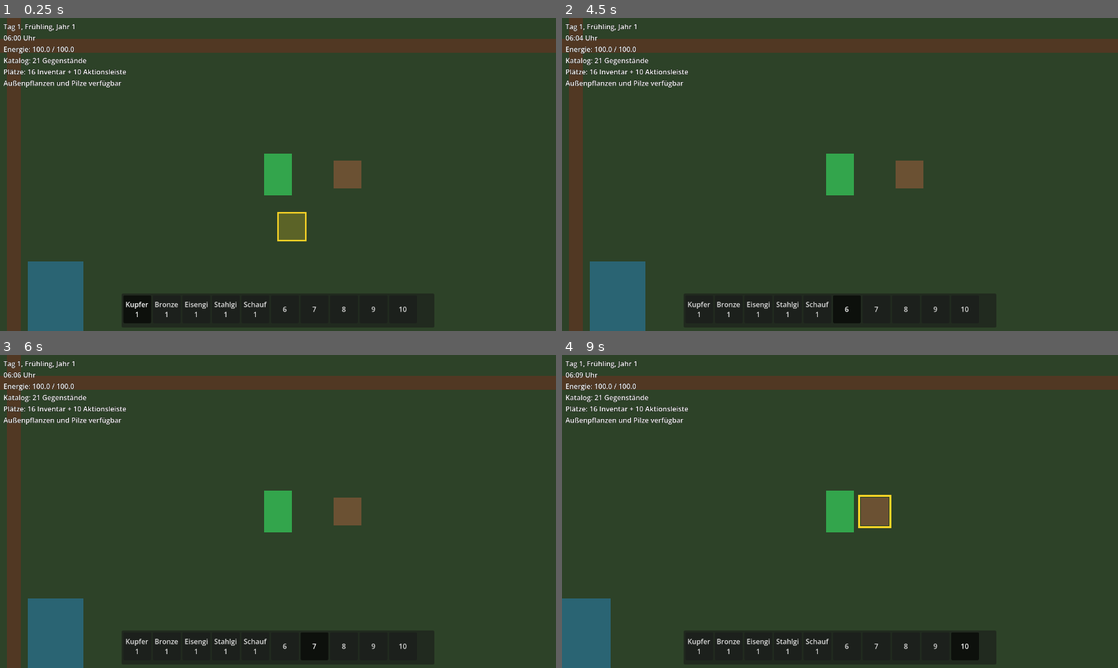
Above: before the commit, frames 1-4 (two rows, left to right).
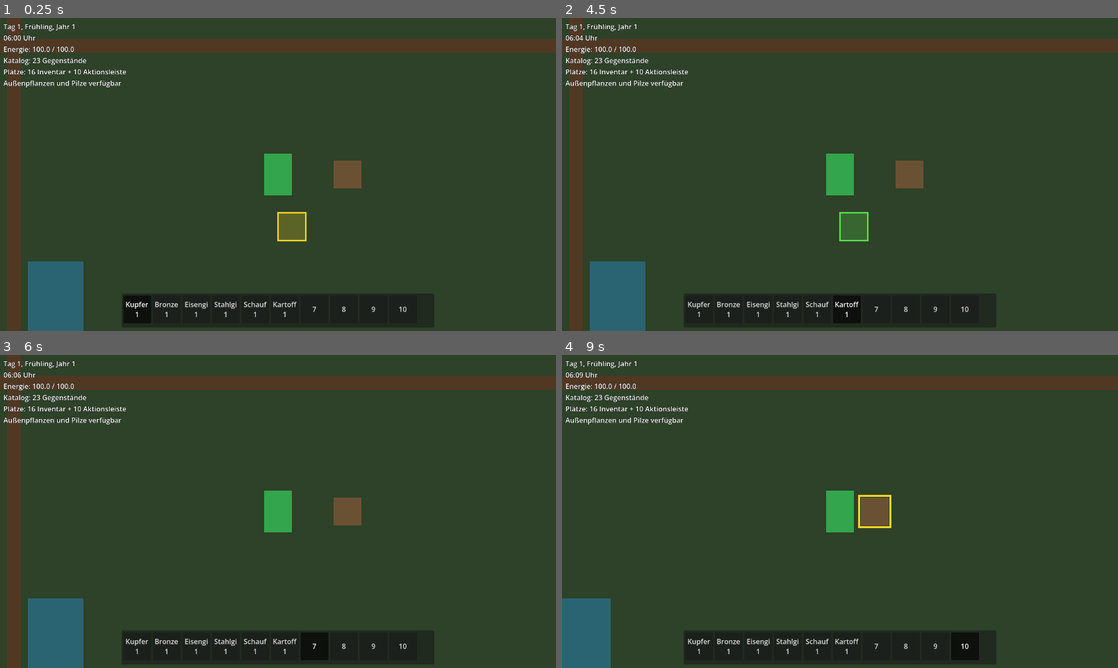
Above: after the commit, the same moments.

Repository: stasar14-rgb/Harvest-Dream
Game: Godot game, scene res://scenes/main.tscn
Same seed, same stepped clock (60 frames per second), same inputs: the game is played once before the commit and once after it.
Inputs (mouse positions are in pixels of both pictures, inside the frame that each line leads up to):
- Up to frame 1 (0.25 s): no input
- Up to frame 2 (4.5 s): click "Kupferhacke 1" at 0.5 s; click "Bronzehacke 1" at 1.25 s; click "Eisengießkanne 1" at 2 s; click "Stahlgießkanne 1" at 2.75 s; click "Schaufel 1" at 3.5 s; click (845, 309) at 4.25 s, where only the run before the commit has a clickable "6"
- Up to frame 3 (6 s): click (283, 646) at 5 s, where only the run after the commit has a clickable "Kartoffelsaatgut 1"; click "7" at 5.75 s
- Up to frame 4 (9 s): click "8" at 6.5 s; click "9" at 7.25 s; click "10" at 8 s; tap Enter at 8.75 s; move the mouse to (962, 495) at 8.77 s; hold D (move_right) from 8.78 s (still down); hold E (interact) from 8.78 s (still down)

The runs differ from the first frame. In frame 1, less than 0.1% of the frame differs, in the area x 6-54%, y 12-96%; in frame 2, 0.6%, in the area x 6-56%, y 12-96%; in frame 3, less than 0.1%; in frame 4, less than 0.1%.

Commit message:
Kartoffel als erste Testpflanze hinzufügen

Diff:
--- a/data/items/item_catalog.tres
+++ b/data/items/item_catalog.tres
@@ -23,7 +23,9 @@
 [ext_resource type="Resource" path="res://data/items/tools/watering_can_steel.tres" id="21_watering_can_steel"]
 [ext_resource type="Resource" path="res://data/items/tools/shovel.tres" id="22_shovel"]
 [ext_resource type="Resource" path="res://data/items/tools/sickle.tres" id="23_sickle"]
+[ext_resource type="Resource" path="res://data/items/potato_seed.tres" id="24_potato_seed"]
+[ext_resource type="Resource" path="res://data/items/potato.tres" id="25_potato"]
 
 [resource]
 script = ExtResource("1_catalog")
-items = Array[ExtResource("2_item_data")]([ExtResource("3_wo …(580 unchanged characters)… e("22_shovel"), ExtResource("23_sickle")])
+items = Array[ExtResource("2_item_data")]([ExtResource("3_wo …(580 unchanged characters)… e("22_shovel"), ExtResource("23_sickle"), ExtResource("24_potato_seed"), ExtResource("25_potato")])
--- /dev/null
+++ b/data/items/potato.tres
@@ -0,0 +1,10 @@
+[gd_resource type="Resource" script_class="ItemData" format=3]
+
+[ext_resource type="Script" path="res://scripts/items/item_data.gd" id="1_item"]
+
+[resource]
+script = ExtResource("1_item")
+item_id = &"potato"
+display_name = "Kartoffel"
+description = "Eine geerntete Kartoffel."
+category = 1
--- /dev/null
+++ b/data/items/potato_seed.tres
@@ -0,0 +1,11 @@
+[gd_resource type="Resource" script_class="ItemData" format=3]
+
+[ext_resource type="Script" path="res://scripts/items/item_data.gd" id="1_item"]
+
+[resource]
+script = ExtResource("1_item")
+item_id = &"potato_seed"
+display_name = "Kartoffelsaatgut"
+description = "Saatgut für eine Kartoffelpflanze. Wächst nach vier bewässerten Tagen vollständig heran."
+category = 4
+growth_duration_days = 4
--- /dev/null
+++ b/data/plants/potato.tres
@@ -0,0 +1,14 @@
+[gd_resource type="Resource" script_class="PlantData" format=3]
+
+[ext_resource type="Script" path="res://scripts/farming/plant_data.gd" id="1_plant"]
+
+[resource]
+script = ExtResource("1_plant")
+plant_id = &"potato"
+display_name = "Kartoffel"
+seed_item_id = &"potato_seed"
+harvest_item_id = &"potato"
+growth_days = 4
+minimum_harvest_amount = 1
+maximum_harvest_amount = 3
+allowed_seasons = Array[int]([0])
--- a/scenes/player/player.tscn
+++ b/scenes/player/player.tscn
@@ -3,6 +3,7 @@
 [ext_resource type="Script" uid="uid://cb6llbx0vc7ss" path="res://scripts/player/player_movement.gd" id="1_movement"]
 [ext_resource type="Script" uid="uid://dqjnjs6obyyf5" path="res://scripts/interactions/player_interactor.gd" id="2_interactor"]
 [ext_resource type="Script" uid="uid://dp0o0hrk7ch2y" path="res://scripts/tools/tool_controller.gd" id="3_tool_controller"]
+[ext_resource type="Script" path="res://scripts/farming/farming_controller.gd" id="4_farming_controller"]
 
 [sub_resource type="RectangleShape2D" id="RectangleShape2D_player"]
 size = Vector2(32, 38)
@@ -36,5 +37,9 @@
 script = ExtResource("3_tool_controller")
 player_grid_center_offset = Vector2(0, 25)
 
+[node name="FarmingController" type="Node2D" parent="."]
+show_behind_parent = true
+script = ExtResource("4_farming_controller")
+
 [node name="Camera2D" type="Camera2D" parent="." unique_id=590677019]
 zoom = Vector2(2, 2)
--- a/scenes/test_area.tscn
+++ b/scenes/test_area.tscn
@@ -7,6 +7,8 @@
 [ext_resource type="PackedScene" path="res://scenes/interactions/interactable.tscn" id="5_interactable"]
 [ext_resource type="Script" path="res://scripts/farming/soil_system.gd" id="6_soil_system"]
 [ext_resource type="Script" path="res://scripts/farming/plant_system.gd" id="7_plant_system"]
+[ext_resource type="Script" path="res://scripts/farming/plant_data.gd" id="8_plant_data"]
+[ext_resource type="Resource" path="res://data/plants/potato.tres" id="9_potato_plant"]
 
 [sub_resource type="RectangleShape2D" id="RectangleShape2D_horizontal"]
 size = Vector2(1280, 16)
@@ -73,6 +75,7 @@
 [node name="PlantSystem" type="Node2D" parent="." groups=["plant_system"]]
 z_index = 2
 script = ExtResource("7_plant_system")
+available_plants = Array[ExtResource("8_plant_data")]([ExtResource("9_potato_plant")])
 
 [node name="LeftTransitionVisual" type="Polygon2D" parent="."]
 color = Color(0.15, 0.65, 1, 0.35)
--- /dev/null
+++ b/scripts/farming/farming_controller.gd
@@ -0,0 +1,136 @@
+class_name FarmingController
+extends Node2D
+
+## Verschiebt den Mittelpunkt des Spielerfeldes relativ zum Ursprung der Spielerfigur.
+@export var player_grid_center_offset: Vector2 = Vector2(0.0, 25.0)
+## Füllfarbe des Zielfeldes, wenn Saatgut in der Aktionsleiste ausgewählt ist.
+@export var sow_target_fill_color: Color = Color(0.35, 0.90, 0.30, 0.22)
+## Rahmenfarbe des Zielfeldes, wenn Saatgut in der Aktionsleiste ausgewählt ist.
+@export var sow_target_border_color: Color = Color(0.35, 0.90, 0.30, 0.95)
+## Breite des sichtbaren Rahmens um das Saatgut-Zielfeld.
+@export_range(1.0, 8.0, 0.5) var target_border_width: float = 2.0
+
+var _player: PlayerMovement
+var _inventory_system: InventorySystem
+var _item_database: ItemDatabase
+var _inventory_ui: InventoryUI
+var _interactor: PlayerInteractor
+var _connected_plant_system: PlantSystem
+
+func _ready() -> void:
+	_player = get_parent() as PlayerMovement
+	_inventory_system = get_tree().get_first_node_in_group(&"inventory_system") as InventorySystem
+	_item_database = get_tree().get_first_node_in_group(&"item_database") as ItemDatabase
+	_interactor = get_node_or_null(^"../Interactor") as PlayerInteractor
+
+	if _player == null:
+		push_error("FarmingController muss ein direktes Kind des Spielers sein.")
+		return
+	if _inventory_system == null or _item_database == null:
+		push_error("FarmingController findet das Inventar oder die ItemDatabase nicht.")
+		return
+
+	_inventory_system.selected_action_slot_changed.connect(_on_action_bar_changed)
+	_inventory_system.slots_changed.connect(_on_inventory_slots_changed)
+
+func _process(_delta: float) -> void:
+	if _get_active_seed_data() != null:
+		queue_redraw()
+
+func _unhandled_input(event: InputEvent) -> void:
+	if _is_input_blocked():
+		return
+
+	if event.is_action_pressed(&"use_tool"):
+		var seed_data := _get_active_seed_data()
+		if seed_data == null:
+			return
+		var plant_system := _get_plant_system()
+		if plant_system == null:
+			return
+		var plant := plant_system.get_plant_for_seed(seed_data.item_id)
+		if plant == null:
+			return
+		plant_system.try_sow(
+			_get_target_cell(plant_system),
+			plant,
+			_inventory_system.selected_action_slot
+		)
+		get_viewport().set_input_as_handled()
+		return
+
+	if event.is_action_pressed(&"interact"):
+		if _interactor != null and _interactor.has_focused_interactable():
+			return
+		var plant_system := _get_plant_system()
+		if plant_system == null:
+			return
+		var target_cell := _get_target_cell(plant_system)
+		if not plant_system.has_plant(target_cell):
+			return
+		plant_system.try_harvest(target_cell)
+		get_viewport().set_input_as_handled()
+
+func _get_active_seed_data() -> ItemData:
+	if _inventory_system == null or _item_database == null:
+		return null
+	var slot := _inventory_system.get_slot(
+		InventorySystem.ACTION_BAR_CONTAINER,
+		_inventory_system.selected_action_slot
+	)
+	if slot == null or slot.is_empty():
+		return null
+	var item := _item_database.get_item(slot.item_id)
+	if item == null or item.category != ItemData.Category.SEED:
+		return null
+	return item
+
+func _get_plant_system() -> PlantSystem:
+	var plant_system := get_tree().get_first_node_in_group(&"plant_system") as PlantSystem
+	if plant_system == _connected_plant_system:
+		return plant_system
+	if is_instance_valid(_connected_plant_system):
+		if _connected_plant_system.plant_action_rejected.is_connected(_on_plant_action_rejected):
+			_connected_plant_system.plant_action_rejected.disconnect(_on_plant_action_rejected)
+	_connected_plant_system = plant_system
+	if _connected_plant_system != null:
+		_connected_plant_system.plant_action_rejected.connect(_on_plant_action_rejected)
+	return plant_system
+
+func _get_target_cell(plant_system: PlantSystem) -> Vector2i:
+	var player_cell := plant_system.get_soil_system().world_to_cell(
+		_player.global_position + player_grid_center_offset
+	)
+	return player_cell + _player.facing_direction
+
+func _is_input_blocked() -> bool:
+	if _inventory_ui == null:
+		_inventory_ui = get_tree().get_first_node_in_group(&"inventory_ui") as InventoryUI
+	return _inventory_ui != null and _inventory_ui.is_inventory_open()
+
+func _on_action_bar_changed(_slot_index: int) -> void:
+	queue_redraw()
+
+func _on_inventory_slots_changed(container_id: StringName) -> void:
+	if container_id == InventorySystem.ACTION_BAR_CONTAINER:
+		queue_redraw()
+
+func _on_plant_action_rejected(message: String) -> void:
+	if _inventory_ui == null:
+		_inventory_ui = get_tree().get_first_node_in_group(&"inventory_ui") as InventoryUI
+	if _inventory_ui != null:
+		_inventory_ui.show_message(message)
+
+func _draw() -> void:
+	if _get_active_seed_data() == null:
+		return
+	var plant_system := _get_plant_system()
+	if plant_system == null:
+		return
+
+	var soil_system := plant_system.get_soil_system()
+	var center := to_local(soil_system.cell_to_world_center(_get_target_cell(plant_system)))
+	var cell_size := Vector2.ONE * float(soil_system.grid_size)
+	var cell_rect := Rect2(center - cell_size * 0.5, cell_size)
+	draw_rect(cell_rect, sow_target_fill_color, true)
+	draw_rect(cell_rect, sow_target_border_color, false, target_border_width)
--- a/scripts/farming/plant_data.gd
+++ b/scripts/farming/plant_data.gd
@@ -11,8 +11,10 @@
 @export var harvest_item_id: StringName = &""
 ## Anzahl bewässerter Wachstumstage bis zur Erntereife.
 @export_range(1, 9999, 1) var growth_days: int = 1
-## Anzahl der Gegenstände, die eine erfolgreiche Ernte liefert.
-@export_range(1, 999, 1) var harvest_amount: int = 1
+## Kleinste Anzahl an Gegenständen, die eine erfolgreiche Ernte liefern kann.
+@export_range(1, 999, 1) var minimum_harvest_amount: int = 1
+## Größte Anzahl an Gegenständen, die eine erfolgreiche Ernte liefern kann.
+@export_range(1, 999, 1) var maximum_harvest_amount: int = 1
 ## Erlaubte Jahreszeiten als Kalenderwerte: 0 Frühling, 1 Sommer, 2 Herbst und 3 Winter. Eine leere Liste erlaubt jede Jahreszeit.
 @export var allowed_seasons: Array[int] = []
 ## Später austauschbare Bilder der Wachstumsstufen. Ohne Bilder verwendet das Testsystem Platzhalter.
@@ -22,6 +24,9 @@
 
 func is_available_in_season(season: int) -> bool:
 	return allowed_seasons.is_empty() or allowed_seasons.has(season)
+
+func roll_harvest_amount() -> int:
+	return randi_range(minimum_harvest_amount, maximum_harvest_amount)
 
 func get_growth_stage(grown_days: int) -> int:
 	if growth_stage_textures.is_empty():
@@ -40,8 +45,11 @@
 	if seed_item_id == &"" or harvest_item_id == &"":
 		push_error("Pflanze '%s' benötigt Saatgut- und Erntegegenstands-IDs." % plant_id)
 		return false
-	if growth_days < 1 or harvest_amount < 1:
+	if growth_days < 1 or minimum_harvest_amount < 1:
 		push_error("Pflanze '%s' besitzt ungültige Wachstums- oder Erntewerte." % plant_id)
+		return false
+	if maximum_harvest_amount < minimum_harvest_amount:
+		push_error("Pflanze '%s' besitzt eine kleinere maximale als minimale Erntemenge." % plant_id)
 		return false
 	for season in allowed_seasons:
 		if season < GameCalendar.Month.SPRING or season > GameCalendar.Month.WINTER:
--- a/scripts/farming/plant_state.gd
+++ b/scripts/farming/plant_state.gd
@@ -5,6 +5,7 @@
 var grown_days: int = 0
 var consecutive_dry_days: int = 0
 var is_spoiled: bool = false
+var harvest_amount: int = 1
 
 func is_ready_for_harvest() -> bool:
 	return plant_data != null and not is_spoiled and grown_days >= plant_data.growth_days
@@ -17,6 +18,7 @@
 		"grown_days": grown_days,
 		"consecutive_dry_days": consecutive_dry_days,
 		"is_spoiled": is_spoiled,
+		"harvest_amount": harvest_amount,
 	}
 
 static func from_dictionary(data: Dictionary, definition: PlantData) -> PlantState:
@@ -25,4 +27,5 @@
 	state.grown_days = maxi(int(data.get("grown_days", 0)), 0)
 	state.consecutive_dry_days = maxi(int(data.get("consecutive_dry_days", 0)), 0)
 	state.is_spoiled = bool(data.get("is_spoiled", false))
+	state.harvest_amount = maxi(int(data.get("harvest_amount", 1)), 1)
 	return state
--- a/scripts/farming/plant_system.gd
+++ b/scripts/farming/plant_system.gd
@@ -48,9 +48,19 @@
 func has_plant(cell: Vector2i) -> bool:
 	return _plants.has(cell)
 
+func get_soil_system() -> SoilSystem:
+	return _soil_system
+
 func get_plant_state(cell: Vector2i) -> PlantState:
 	return _plants.get(cell) as PlantState
 
+func get_plant_for_seed(seed_item_id: StringName) -> PlantData:
+	for plant in _plants_by_id.values():
+		var definition := plant as PlantData
+		if definition != null and definition.seed_item_id == seed_item_id:
+			return definition
+	return null
+
 func can_sow(cell: Vector2i, plant: PlantData) -> bool:
 	if plant == null or not plant.is_valid_definition():
 		return false
@@ -60,16 +70,26 @@
 		return false
 	return _inventory_system.get_item_amount(plant.seed_item_id) > 0
 
-func try_sow(cell: Vector2i, plant: PlantData) -> bool:
+func try_sow(cell: Vector2i, plant: PlantData, source_action_slot: int = -1) -> bool:
 	if not can_sow(cell, plant):
 		plant_action_rejected.emit("Dieses Saatgut kann auf dem ausgewählten Feld nicht ausgesät werden.")
 		return false
-	if not _inventory_system.remove_item(plant.seed_item_id, 1):
+	var seed_was_consumed := false
+	if source_action_slot >= 0:
+		seed_was_consumed = _inventory_system.consume_action_slot_item(
+			source_action_slot,
+			plant.seed_item_id,
+			1
+		)
+	else:
+		seed_was_consumed = _inventory_system.remove_item(plant.seed_item_id, 1)
+	if not seed_was_consumed:
 		plant_action_rejected.emit("Das benötigte Saatgut konnte nicht verbraucht werden.")
 		return false
 
 	var state := PlantState.new()
 	state.plant_data = plant
+	state.harvest_amount = plant.roll_harvest_amount()
 	_plants[cell] = state
 	_soil_system.set_cell_has_plant(cell, true)
 	plant_sown.emit(cell, plant)
@@ -83,15 +103,16 @@
 		return false
 
 	var plant := state.plant_data
-	if not _inventory_system.can_add_item(plant.harvest_item_id, plant.harvest_amount):
+	var harvest_amount := state.harvest_amount
+	if not _inventory_system.can_add_item(plant.harvest_item_id, harvest_amount):
 		plant_action_rejected.emit("Inventar voll – die Pflanze wurde nicht geerntet.")
 		return false
-	if not _inventory_system.try_add_item(plant.harvest_item_id, plant.harvest_amount):
+	if not _inventory_system.try_add_item(plant.harvest_item_id, harvest_amount):
 		plant_action_rejected.emit("Die Ernte konnte nicht ins Inventar gelegt werden.")
 		return false
 
 	_remove_plant(cell)
-	plant_harvested.emit(cell, plant, plant.harvest_amount)
+	plant_harvested.emit(cell, plant, harvest_amount)
 	return true
 
 func remove_plant(cell: Vector2i) -> bool:
--- a/scripts/interactions/player_interactor.gd
+++ b/scripts/interactions/player_interactor.gd
@@ -15,6 +15,9 @@
 
 func _physics_process(_delta: float) -> void:
 	_refresh_focused_interactable()
+
+func has_focused_interactable() -> bool:
+	return _focused_interactable != null
 
 func _unhandled_input(event: InputEvent) -> void:
 	if not event.is_action_pressed(&"interact"):
--- a/scripts/inventory/inventory_system.gd
+++ b/scripts/inventory/inventory_system.gd
@@ -17,7 +17,7 @@
 
 ## Fügt beim Start einige Kataloggegenstände ein, damit die Inventarbedienung auf der Testfläche geprüft werden kann.
 @export var add_debug_starting_items: bool = true
-## Legt fünf Werkzeuge zum Prüfen der Werkzeug- und Bodenaktionen direkt in die ersten Plätze der Aktionsleiste.
+## Legt fünf Werkzeuge und Kartoffelsaatgut zum Prüfen direkt in die ersten Plätze der Aktionsleiste.
 @export var add_debug_starting_tools: bool = true
 ## Goldkosten der beiden Taschenerweiterungen. Der Wert -1 bedeutet, dass der Preis noch nicht festgelegt wurde.
 @export var bag_upgrade_costs: Array[int] = [-1, -1]
@@ -51,6 +51,7 @@
 		_set_debug_action_tool(2, &"watering_can_iron")
 		_set_debug_action_tool(3, &"watering_can_steel")
 		_set_debug_action_tool(4, &"shovel")
+		_set_debug_action_item(5, &"potato_seed")
 
 func get_inventory_capacity() -> int:
 	return STARTING_INVENTORY_SLOTS + purchased_bag_upgrades * SLOTS_PER_UPGRADE
@@ -104,6 +105,14 @@
 	slots_changed.emit(INVENTORY_CONTAINER)
 	slots_changed.emit(ACTION_BAR_CONTAINER)
 	return remaining == 0
+
+func consume_action_slot_item(slot_index: int, item_id: StringName, amount: int = 1) -> bool:
+	var slot := get_slot(ACTION_BAR_CONTAINER, slot_index)
+	if slot == null or slot.item_id != item_id or amount <= 0 or slot.amount < amount:
+		return false
+	slot.set_stack(item_id, slot.amount - amount)
+	slots_changed.emit(ACTION_BAR_CONTAINER)
+	return true
 
 func get_item_amount(item_id: StringName) -> int:
 	var total := 0
@@ -293,10 +302,13 @@
 	return null
 
 func _set_debug_action_tool(slot_index: int, item_id: StringName) -> void:
+	_set_debug_action_item(slot_index, item_id)
+
+func _set_debug_action_item(slot_index: int, item_id: StringName) -> void:
 	if slot_index < 0 or slot_index >= action_bar_slots.size():
-		push_error("Ungültiger Testplatz für Werkzeug '%s'." % item_id)
+		push_error("Ungültiger Testplatz für Gegenstand '%s'." % item_id)
 		return
 	if not _item_database.has_item(item_id):
-		push_error("Testwerkzeug '%s' fehlt im Gegenstandskatalog." % item_id)
+		push_error("Testgegenstand '%s' fehlt im Gegenstandskatalog." % item_id)
 		return
 	action_bar_slots[slot_index].set_stack(item_id, 1)
--- a/scripts/inventory/inventory_ui.gd
+++ b/scripts/inventory/inventory_ui.gd
@@ -51,6 +51,9 @@
 
 func is_inventory_open() -> bool:
 	return inventory_panel.visible
+
+func show_message(message: String) -> void:
+	_show_message(message)
 
 func _set_inventory_open(is_open: bool) -> void:
 	inventory_panel.visible = is_open
Not shown, changed: data/items/Gegenstaende.txt
Not shown: 1 places in scenes/test_area.tscn that only renumber resources
Not shown, changed: Game_Currens.md
